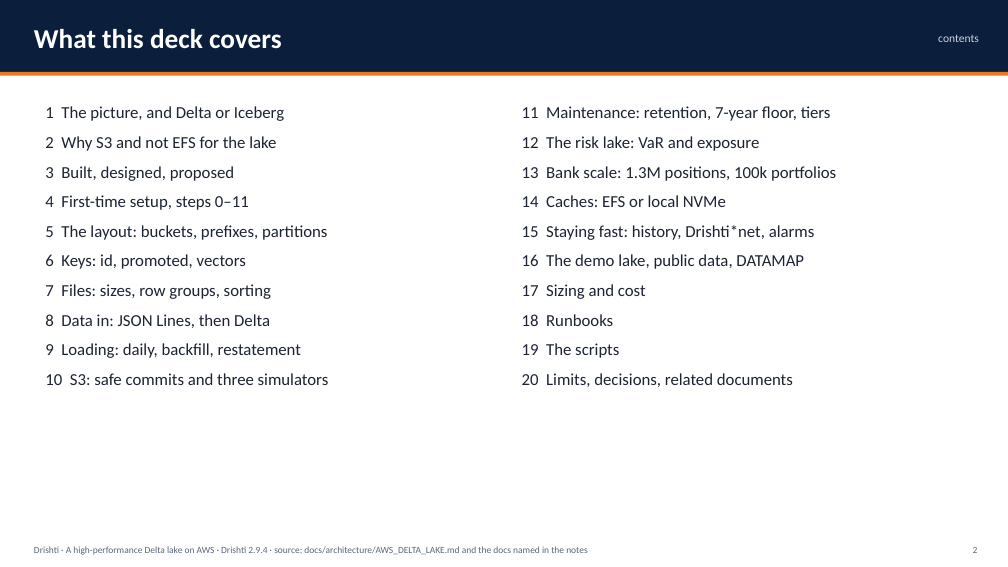
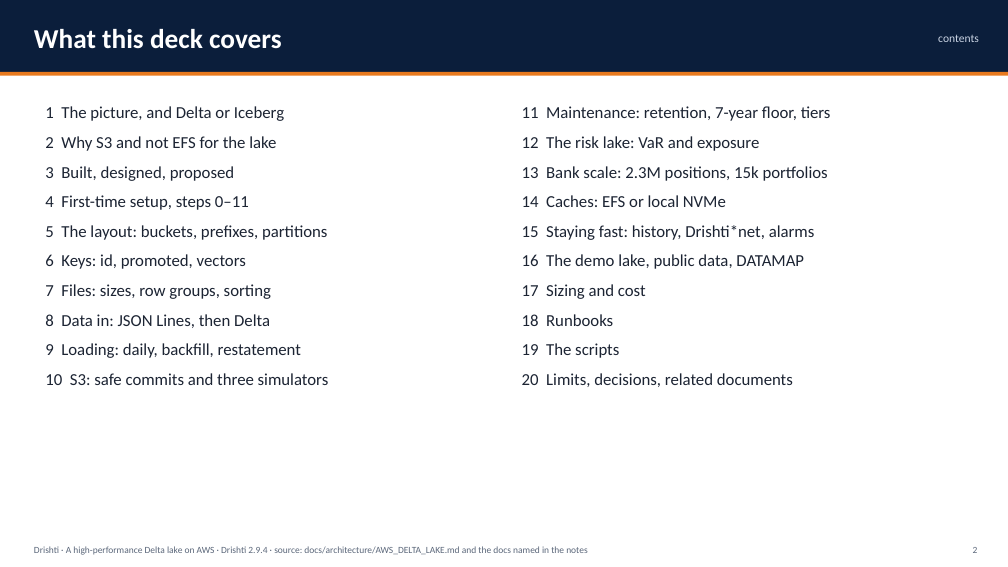
Before and after one commit to ajsinha/drishti, a slide deck: slide 2 of docs/publications/Drishti-AWS-Delta-Lake.pptx. Drawn at 1008x567 pixels with LibreOffice and Linux fonts; fonts in the diff are those of the drawing. Boxes give left, top, right and bottom in pixels: in the first picture for what was removed or moved away, otherwise in the second. Text is boxed around its words. In the diff, an @@ line names an element or a change of style, - is before the commit and + after.

Commit message:
The AWS Delta Lake deck sized for 2.3 million positions and 15,000 portfolios

```diff
--- a/docs/publications/Drishti-AWS-Delta-Lake.pptx
+++ b/docs/publications/Drishti-AWS-Delta-Lake.pptx
@@ text at [522,166,828,181]: text changed @@
-13 Bank scale: 1.3M positions, 100k portfolios
+13 Bank scale: 2.3M positions, 15k portfolios
```
Also in this commit, not shown: 8 other slides changed, 1 other file.
